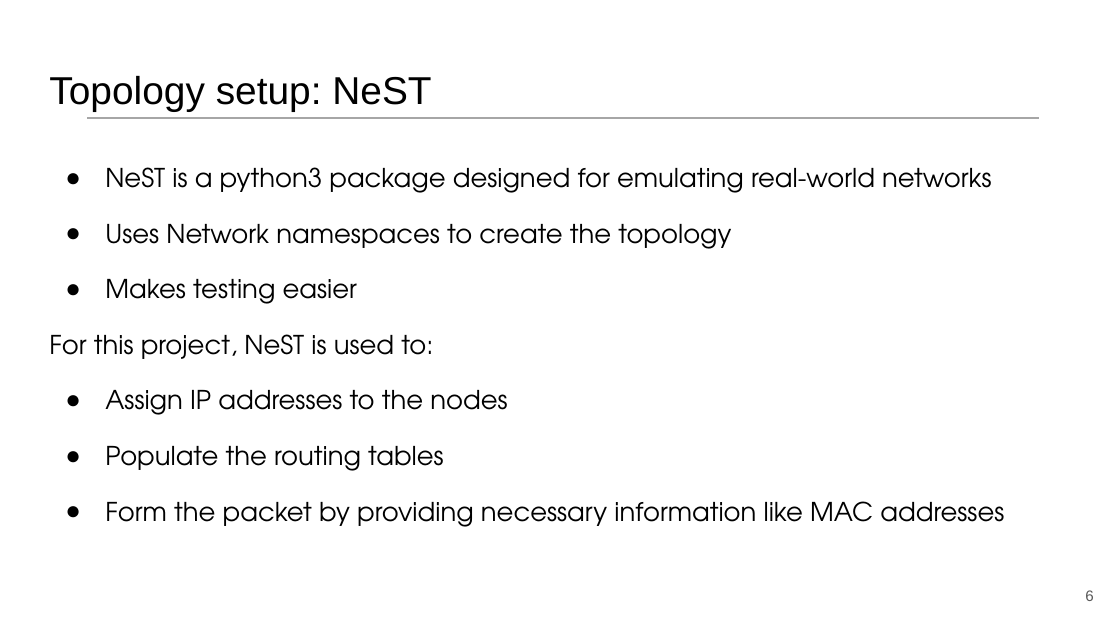
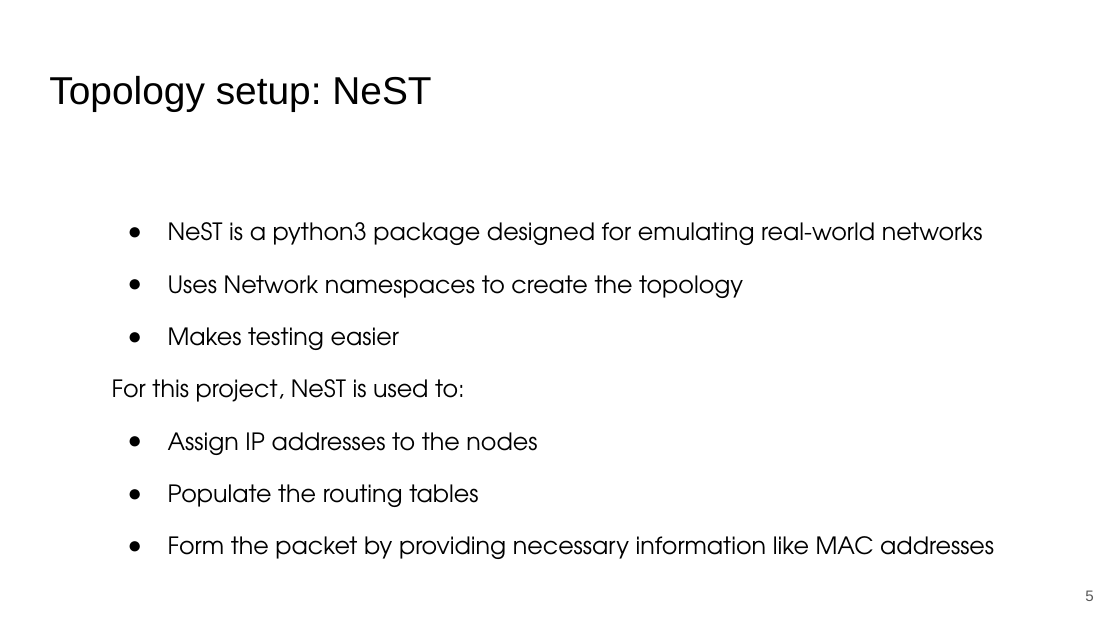
Before and after one commit to network2030/NewIP-Linux, a slide deck: slide 5 of docs/New IP Tutorial --Part-3.pptx (slide 6 before the commit). Drawn at 1120x630 pixels with LibreOffice and Linux fonts; fonts in the diff are those of the drawing. Boxes give left, top, right and bottom in pixels: in the first picture for what was removed or moved away, otherwise in the second. Text is boxed around its words. In the diff, an @@ line names an element or a change of style, - is before the commit and + after.

```diff
--- a/docs/New IP Tutorial --Part-3.pptx
+++ b/docs/New IP Tutorial --Part-3.pptx
@@ line removed from (87, 118) to (1040, 118) @@
@@ text "NeST is a python3 package ...": place and size @@
-text "NeST is a python3 package ..." at (49, 167, 1004, 527)
+text "NeST is a python3 package ..." at (112, 222, 994, 559)
@@ text "NeST is a python3 package ..." at (112, 222, 994, 559): size 22.2 to 20.4 pt @@
```
Also in this commit, not shown: 16 other slides changed, 1 slide added, 1 slide removed.
